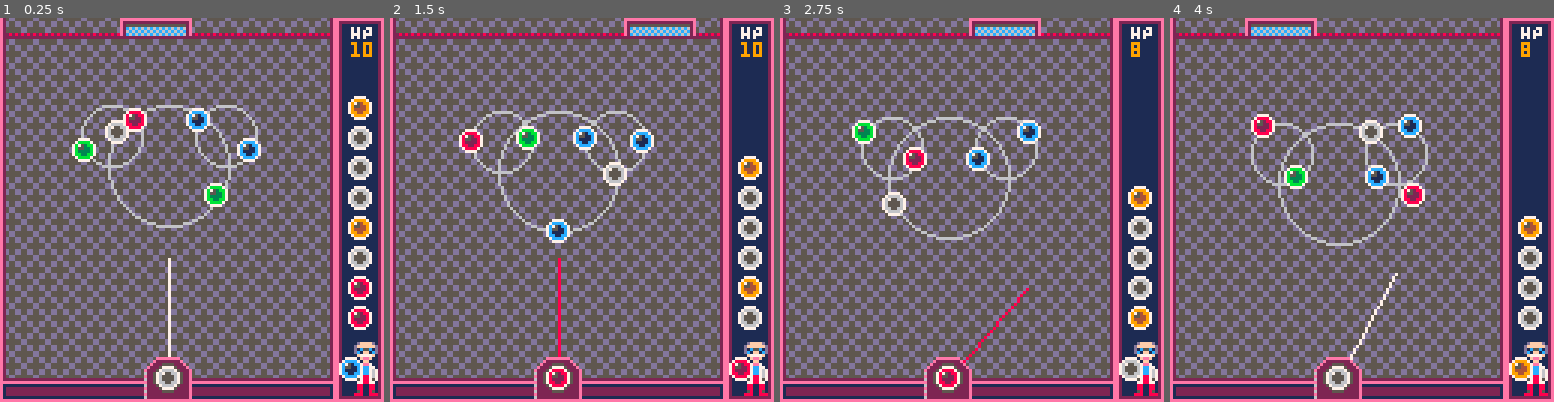
Above: before the commit, frames 1-4 (left to right).
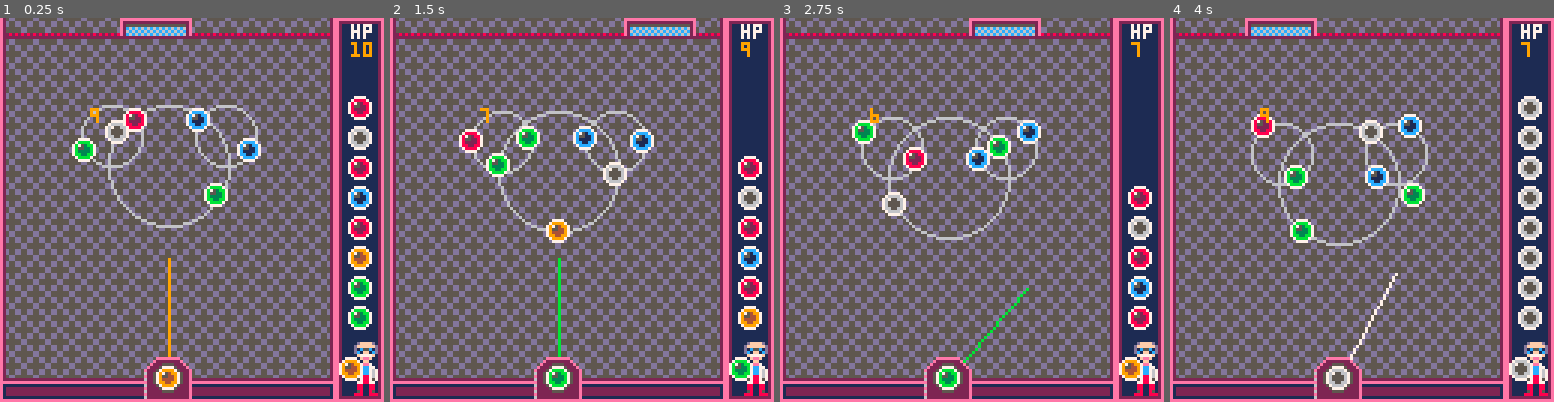
Above: after the commit, the same moments.

Repository: adamwoolridge/pico8
Game: PICO-8 cartridge bonbonshoot.p8
Same seed, same stepped clock (60 frames per second), same inputs: the game is played once before the commit and once after it.
Inputs:
- Up to frame 1 (0.25 s): no input
- Up to frame 2 (1.5 s): tap X (X key) at 0.33, 1.07 s; tap O (Z key) at 0.7 s
- Up to frame 3 (2.75 s): hold Right 1.6-2.1 s; tap O (Z key) at 1.7, 2.1, 2.5 s; tap X (X key) at 1.85 s; hold Right from 2.47 s (still down)
- Up to frame 4 (4 s): tap O (Z key) at 2.9, 3.3, 3.7 s; tap X (X key) at 2.97 s; release Right at 3.03 s; hold Left 3.08-3.58 s; hold Down 3.63-3.97 s

The runs differ from the first frame. In frame 1, 1.9% of the frame differs, in the area x 23-97%, y 1-97%; in frame 2, 2.1%; in frame 3, 1.7%; in frame 4, 2.3%, in the area x 23-97%, y 1-94%.

Commit message:
[Bonbon] Supa bon bon

Diff:
--- a/bonbonshoot.p8
+++ b/bonbonshoot.p8
@@ -62,6 +62,8 @@
 recoil = {}
 recoil.framecount = 5
 recoil.frame = 0
+
+supabonbons = 1
 
 function makepulse(x, y)
 	local p = {}
@@ -181,7 +183,7 @@
 end
 
 function _init()
-	reload_ballq()
+	reload_ballq(false)
 	next_ball()
 	makeenemy(33, 35, 0, 0.05, 10)
 	makeenemy(52, 45, 0, 0.05, 20).rotdir = -1
@@ -194,6 +196,12 @@
 
 	if (reload>0) then
 		reload-=1
+	end
+
+	if (btn(3) and supabonbons > 0) then
+		supabonbons-=1
+		reload_ballq(true)
+		next_ball()
 	end
 
 	if (btn(5)) and reload <= 0 then
@@ -336,8 +344,10 @@
 
 	drawlauncher()
 
-	print("HP", 117, 2,7)
+	print("hp", 117, 2,7)
 	print(ballsremaining, 117, 8,9)
+
+	print(count(ballq), 30, 30)
 end
 
 function drawlauncher()
@@ -370,11 +380,30 @@
 	end
 end
 
-function reload_ballq()
-	tofill = max_ballq - count(ballq)
+function reload_ballq(allwhite)
+
+	for x=1, count(ballq) do
+		local b = ballq[x]
+		del(balls, b)
+	end
+
+	ballq = {}
+
+	local c = 5
+
+	if (allwhite) then
+		tofill = max_ballq
+	else
+		tofill = max_ballq - count(ballq)
+	end
+
 	if tofill > 0 then
 		for x=1, tofill do
-			local b = makeball(-32,-32,flr(rnd(5))+1)
+			if (not allwhite) then
+				c = flr(rnd(5))+1
+			end
+
+			local b = makeball(-32,-32,c)
 			b.active = false
 			add(ballq, b)
 		end
@@ -397,7 +426,7 @@
 function next_ball()
 
 	if (count(ballq) == 0) then
-		reload_ballq()
+		reload_ballq(false)
 	end
 
 	local b = ballq[1]
